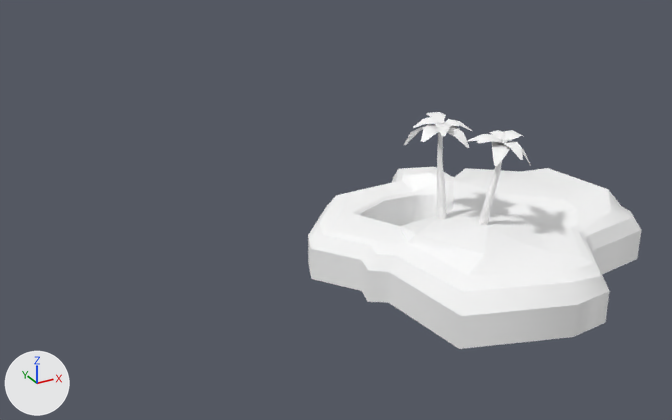
The FBX model Assets/Game/[M]odels/[M]Environment/Island_1.fbx: old version first, new version second.
Camera for both pictures: a 50 mm camera at (-33.4, -31.3, 26.8) aimed at (-2.6, 24.5, -1.1). Every picture has the same lights, and +X, +Y and +Z are marked at lower left. Where no turn or scale is listed for an object, it has been applied to the vertices.

Names of what the first picture shows: 'Island_1', 'Palm_1', 'Palm_2'.
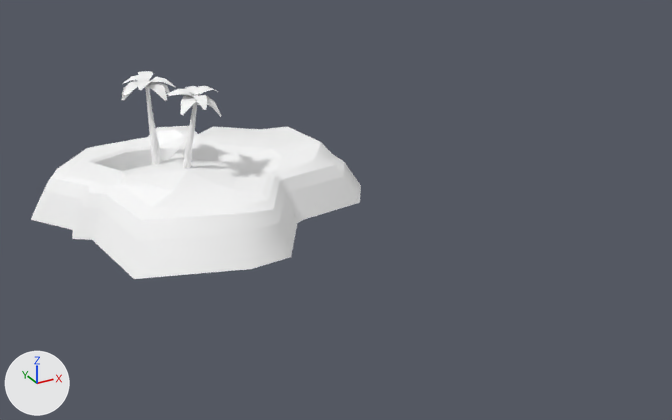
The change, as a list of edits to the scene's bpy script:
```text
Change me_mesh:
    used by ob_island_1; location = (4.41, 16.28, -2.06)
    remove me_mesh.from_pydata(...)  # 120 vertices, 117 faces; spans x -11.9..11.9, y -11.5..11.5, z -1.2..3.4
    add me_mesh.from_pydata(...)  # 120 vertices, 117 faces; spans x -13.1..13.3, y -12.9..12.7, z -1.2..3.4
    me_mesh part 1: 19 of the vertices in x -11.9..11.9, y -11.5..11.5, z -1.2 are scaled about their middle by (1.11, 1.11, 0.766), then moved by (0.1, -0.1, 0.0)
Change ob_island_1:
    ob_island_1.location: (4.41, 16.28, -2.06) -> (-9.07, 35.43, -2.06)
Change ob_palm_1:
    ob_palm_1.location: (3.0, 12.74, 7.09) -> (-10.48, 31.89, 7.09)
Change ob_palm_2:
    ob_palm_2.location: (0.38, 16.09, 7.6) -> (-13.1, 35.23, 7.6)
```

Where the change shows, as pixel boxes [x1, y1, x2, y2] in the pictures (672 x 420 px; the box of a moved part takes in the faces that stretch with it):
'Island_1', reshaped, moved (16% shorter): before [308, 167, 641, 349]; after [31, 126, 361, 279]
'Palm_2', moved: before [403, 112, 473, 219]; after [121, 71, 176, 165]
'Palm_1', moved: before [468, 130, 531, 225]; after [166, 86, 221, 168]
part 1 of me_mesh, moved or reshaped: before [308, 231, 641, 349]; after [31, 163, 361, 279]
